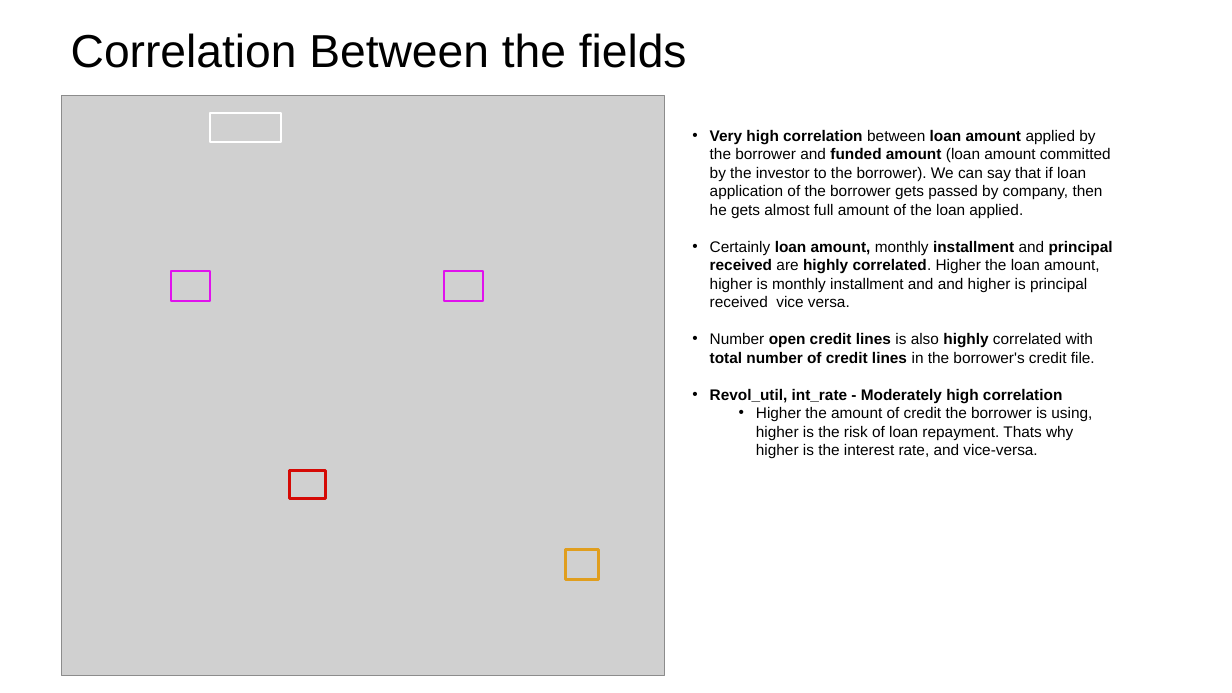
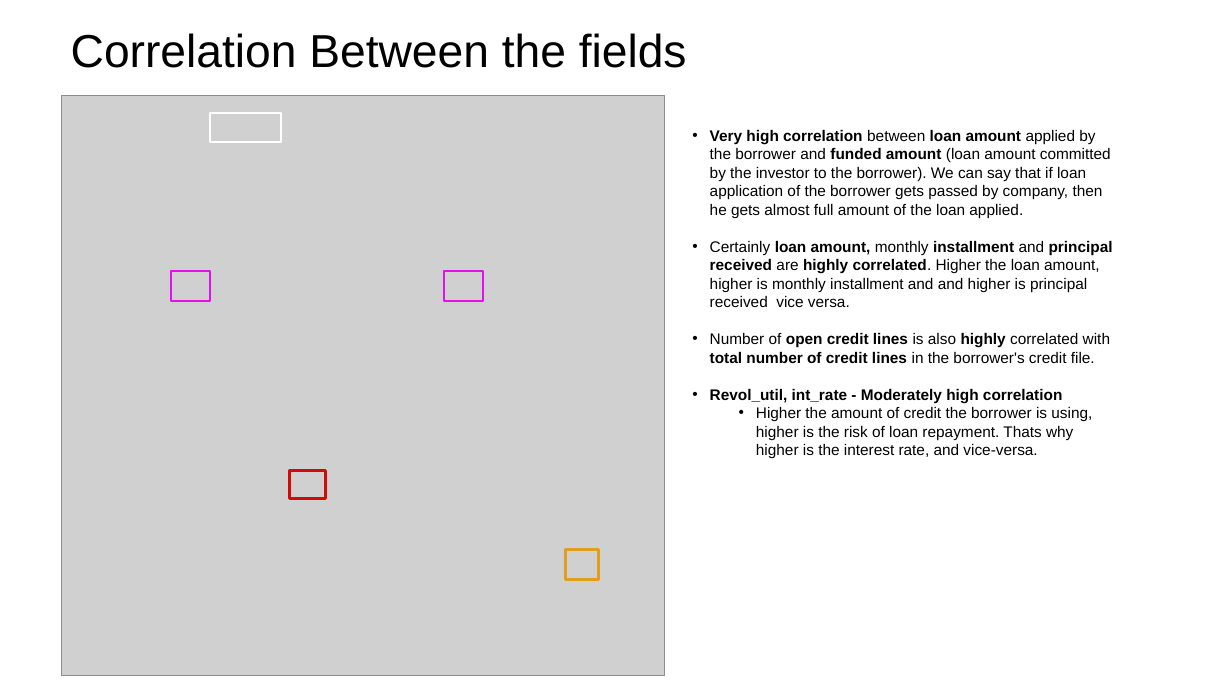
Before and after one commit to irish-luong/LandingClubCaseStudy, a slide deck: slide 13 of lending_club_case_study.pptx. Drawn at 1232x693 pixels with LibreOffice and Linux fonts; fonts in the diff are those of the drawing; grey boxes stand for pictures; background and template pictures are left out. Boxes give left, top, right and bottom in pixels: in the first picture for what was removed or moved away, otherwise in the second. Text is boxed around its words. In the diff, an @@ line names an element or a change of style, - is before the commit and + after.

```diff
--- a/lending_club_case_study.pptx
+++ b/lending_club_case_study.pptx
@@ text at (710,333,1110,363): text changed @@
-• Number open credit lines is also highly correlated with total number of credit lines in the borrower's credit file.
+• Number of open credit lines is also highly correlated with total number of credit lines in the borrower's credit file.
```
Also in this commit, not shown: 10 other slides changed.
